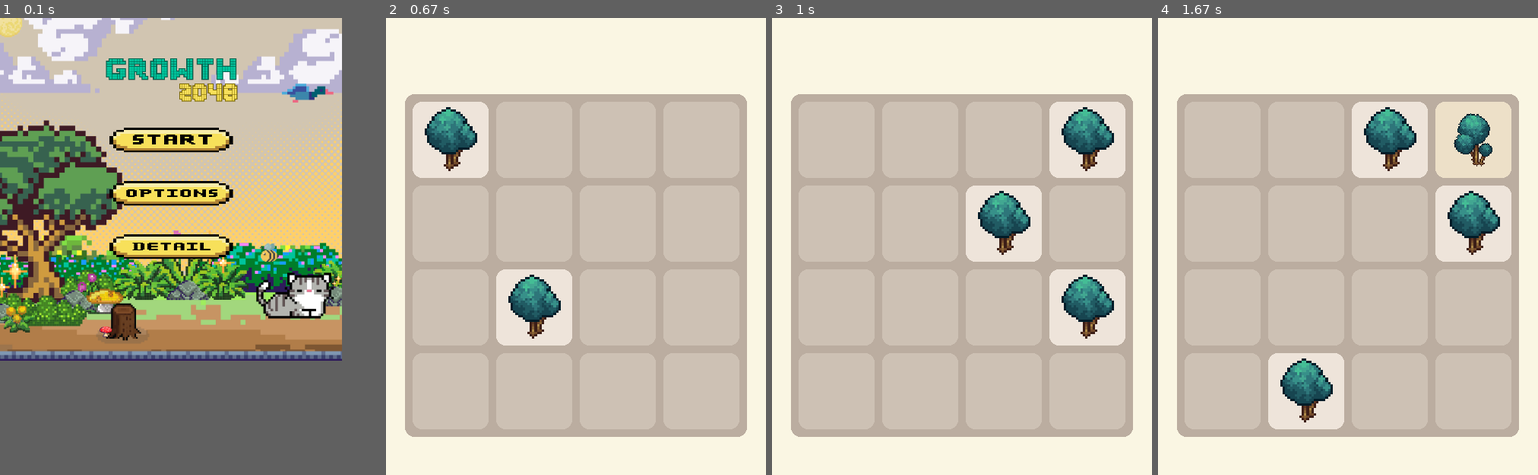
Above: before the commit, frames 1-4 (left to right).
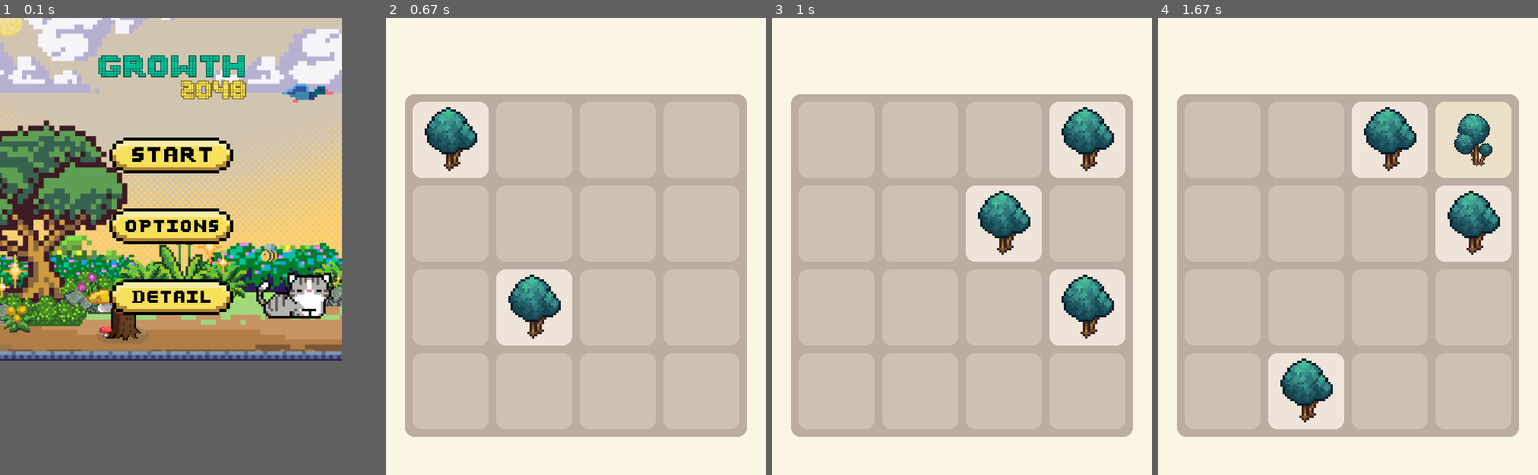
Above: after the commit, the same moments.

Repository: Nadya-167-14/Growth-2048-by-Error-Hunters
Game: pygame game, started from menu_pygame/menu.py
The game is run twice, just before and just after one commit, with the same random seed, the same clock (stepped at 60 frames per second) and the same inputs.
Inputs (mouse positions are in pixels of both pictures, inside the frame that each line leads up to):
- Up to frame 1 (0.1 s): no input
- Up to frame 2 (0.67 s): click (557, 155) at 0.38 s
- Up to frame 3 (1 s): hold Right from 0.67 s (still down); move the mouse to (946, 264) at 0.7 s
- Up to frame 4 (1.67 s): release Right at 1.13 s; hold Up 1.17-1.47 s; hold Right from 1.5 s (still down)

The runs differ from the first frame. In frame 1, 12% of the frame differs, in the area x 25-65%, y 8-65%; in frame 2, nothing differs; in frame 3, nothing differs; in frame 4, nothing differs.

Commit message:
Update : flexible size and better ratio for button

Diff:
--- a/menu_pygame/menu.py
+++ b/menu_pygame/menu.py
@@ -4,36 +4,32 @@
 import os
 
 pygame.init()
-screen = pygame.display.set_mode((450, 450))
+screen = pygame.display.set_mode((450, 450), pygame.RESIZABLE)
 clock = pygame.time.Clock()
 
 # Gambar
 title_image = pygame.image.load("assets/title.png")
-title_image = pygame.transform.scale(title_image, (200, 80))
 background = pygame.image.load("assets/Main menu.png")
 
-start_image = pygame.image.load("assets/start.png")
-start_hover = pygame.image.load("assets/start_hover.png")
-options_image = pygame.image.load("assets/options.png")
-options_hover = pygame.image.load("assets/options_hover.png")
-detail_image = pygame.image.load("assets/detail.png")
-detail_hover = pygame.image.load("assets/detail_hover.png")
-
-# Skala gambar tombol
-start_image = pygame.transform.scale(start_image, (200, 50))
-start_hover = pygame.transform.scale(start_hover, (200, 50))
-options_image = pygame.transform.scale(options_image, (200, 50))
-options_hover = pygame.transform.scale(options_hover, (200, 50))
-detail_image = pygame.transform.scale(detail_image, (200, 50))
-detail_hover = pygame.transform.scale(detail_hover, (200, 50))
+start_image_raw = pygame.image.load("assets/start.png")
+start_hover_raw = pygame.image.load("assets/start_hover.png")
+options_image_raw = pygame.image.load("assets/options.png")
+options_hover_raw = pygame.image.load("assets/options_hover.png")
+detail_image_raw = pygame.image.load("assets/detail.png")
+detail_hover_raw = pygame.image.load("assets/detail_hover.png")
 
 class Button:
-    def __init__(self, pos, image, hover_image, action_name):
-        self.image = image
-        self.hover_image = hover_image
-        self.rect = self.image.get_rect(center=pos)
+    def __init__(self, pos, size, image, hover_image, action_name):
+        self.original_image = image
+        self.original_hover_image = hover_image
+        self.resize(pos, size)
         self.hovered = False
         self.action_name = action_name
+
+    def resize(self, pos, size):
+        self.image = pygame.transform.scale(self.original_image, size)
+        self.hover_image = pygame.transform.scale(self.original_hover_image, size)
+        self.rect = self.image.get_rect(center=pos)
 
     def draw(self, surface):
         surface.blit(self.hover_image if self.hovered else self.image, self.rect)
@@ -44,23 +40,49 @@
     def is_clicked(self, event):
         return self.hovered and event.type == pygame.MOUSEBUTTONDOWN and event.button == 1
 
-buttons = [
-    Button((225, 160), start_image, start_hover, "PLAY"),
-    Button((225, 230), options_image, options_hover, "OPTIONS"),
-    Button((225, 300), detail_image, detail_hover, "DETAIL"),
-]
+def get_scaled_buttons(screen_width, screen_height):
+    button_width = int(screen_width * 0.45)
+    button_height = int(screen_height * 0.16)
+    center_x = screen_width // 2
+    start_y = int(screen_height * 0.4)
+    spacing = int(button_height * 1.3)
+
+    return [
+        Button((center_x, start_y), (button_width, button_height), start_image_raw, start_hover_raw, "PLAY"),
+        Button((center_x, start_y + spacing), (button_width, button_height), options_image_raw, options_hover_raw, "OPTIONS"),
+        Button((center_x, start_y + 2 * spacing), (button_width, button_height), detail_image_raw, detail_hover_raw, "DETAIL"),
+    ]
+
+def draw_scaled_elements(screen, screen_width, screen_height):
+    # Background
+    bg_scaled = pygame.transform.scale(background, (screen_width, screen_height))
+    screen.blit(bg_scaled, (0, 0))
+
+    # Title
+    title_width = int(screen_width * 0.5)
+    title_height = int(screen_height * 0.18)
+    title_scaled = pygame.transform.scale(title_image, (title_width, title_height))
+    screen.blit(title_scaled, (screen_width // 2 - title_width // 2, int(screen_height * 0.08)))
+
+# Inisialisasi tombol pertama kali
+screen_width, screen_height = screen.get_size()
+buttons = get_scaled_buttons(screen_width, screen_height)
+
 launch_game = False
+running = True
 
-running = True
 while running:
-    screen.blit(background, (0, 0))
-    screen.blit(title_image, (125, 40))
+    screen_width, screen_height = screen.get_size()
+    draw_scaled_elements(screen, screen_width, screen_height)
     mouse_pos = pygame.mouse.get_pos()
 
     for event in pygame.event.get():
         if event.type == pygame.QUIT:
             pygame.quit()
             sys.exit()
+        elif event.type == pygame.VIDEORESIZE:
+            screen = pygame.display.set_mode((event.w, event.h), pygame.RESIZABLE)
+            buttons = get_scaled_buttons(event.w, event.h)
 
         for button in buttons:
             if button.is_clicked(event):
